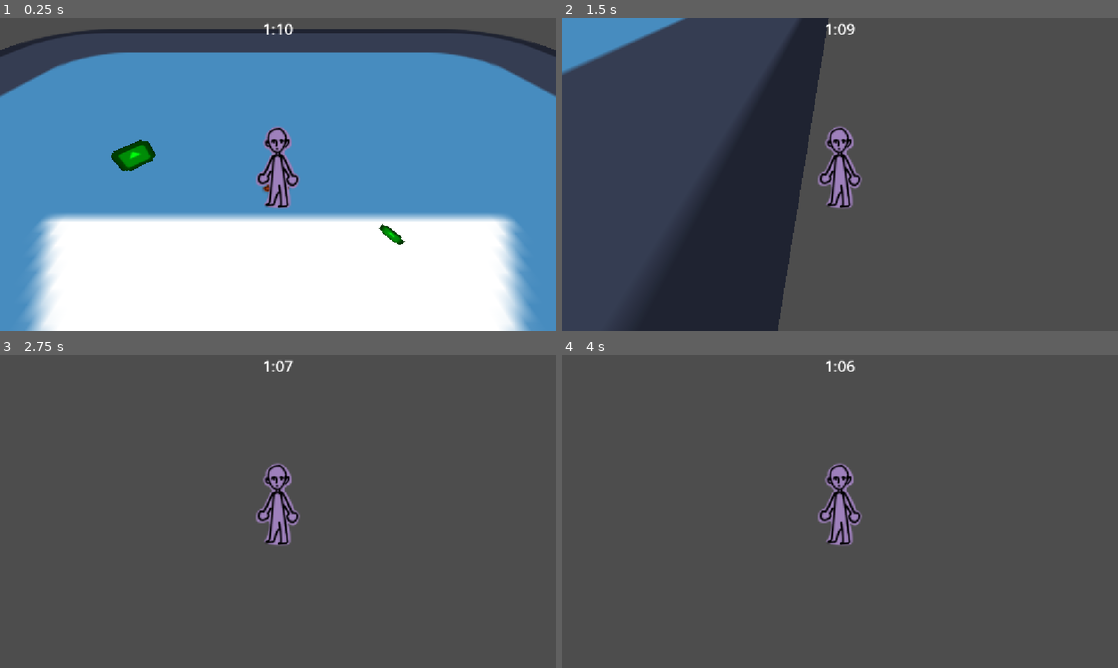
Above: before the commit, frames 1-4 (two rows, left to right).
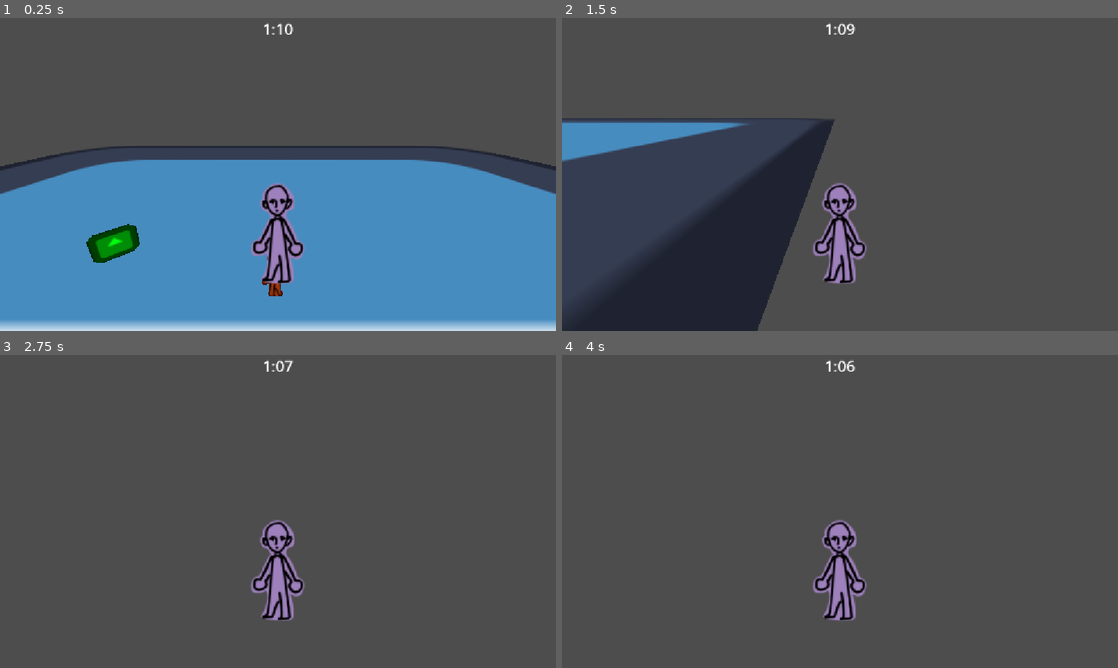
Above: after the commit, the same moments.

Repository: snomkip7/gmtk-jammin
Game: Godot game, scene res://Levels/testLevel.tscn
Two runs of this game, one before a commit and one after it. Both use one fixed random seed, a clock stepped at 60 frames per second and the inputs below. The engine's default icon, where the game draws it, is replaced by a stand-in: a white triangle on a blue panel in a dark square.
Inputs:
- Up to frame 1 (0.25 s): no input
- Up to frame 2 (1.5 s): hold D (right) 0.53-1.28 s; tap Shift (dash) at 0.6 s; hold S (backward) from 1.28 s (still down); tap E (interact) at 1.35 s
- Up to frame 3 (2.75 s): release S (backward) at 2.03 s; hold D (right) from 2.03 s (still down); tap Shift (dash) at 2.1 s
- Up to frame 4 (4 s): tap Enter at 2.75 s; release D (right) at 2.78 s; hold W (forward) 2.78-3.53 s; tap E (interact) at 2.85 s; tap Space at 3.5 s; hold A (left) from 3.53 s (still down); tap Shift (dash) at 3.6 s

The runs differ from the first frame. In frame 1, 70% of the frame differs, in the area x 0-100%, y 3-100%; in frame 2, 14%; in frame 3, 2.6%; in frame 4, 2.6%.

Commit message:
player camera adjustment

Diff:
--- a/gmtk-jammin/Characters/IngameCamera/ingameCamera.tscn
+++ b/gmtk-jammin/Characters/IngameCamera/ingameCamera.tscn
@@ -6,9 +6,6 @@
 render_target_update_mode = 3
 script = ExtResource("1_n5pxx")
 
-[node name="IngameCamera" type="Node3D" parent="." unique_id=31014911]
-visible = false
-
 [node name="Camera" type="Camera3D" parent="." unique_id=245154464]
 
 [node name="Shutter" type="Timer" parent="." unique_id=1336454911]
--- a/gmtk-jammin/Characters/Player/player.tscn
+++ b/gmtk-jammin/Characters/Player/player.tscn
@@ -38,7 +38,7 @@
 shape = SubResource("CapsuleShape3D_t3xld")
 
 [node name="Camera" type="Camera3D" parent="." unique_id=1072952929]
-transform = Transform3D(1, 0, 0, 0, 0.6707355, 0.7416967, 0, -0.7416967, 0.6707355, 0, 5.1817617, 4.987616)
+transform = Transform3D(1, 0, 0, 0, 0.9477192, 0.31910557, 0, -0.31910557, 0.9477192, 0, 3.4922113, 4.987616)
 
 [node name="PhotoLayer" type="CanvasLayer" parent="Camera" unique_id=1991387337]
 
